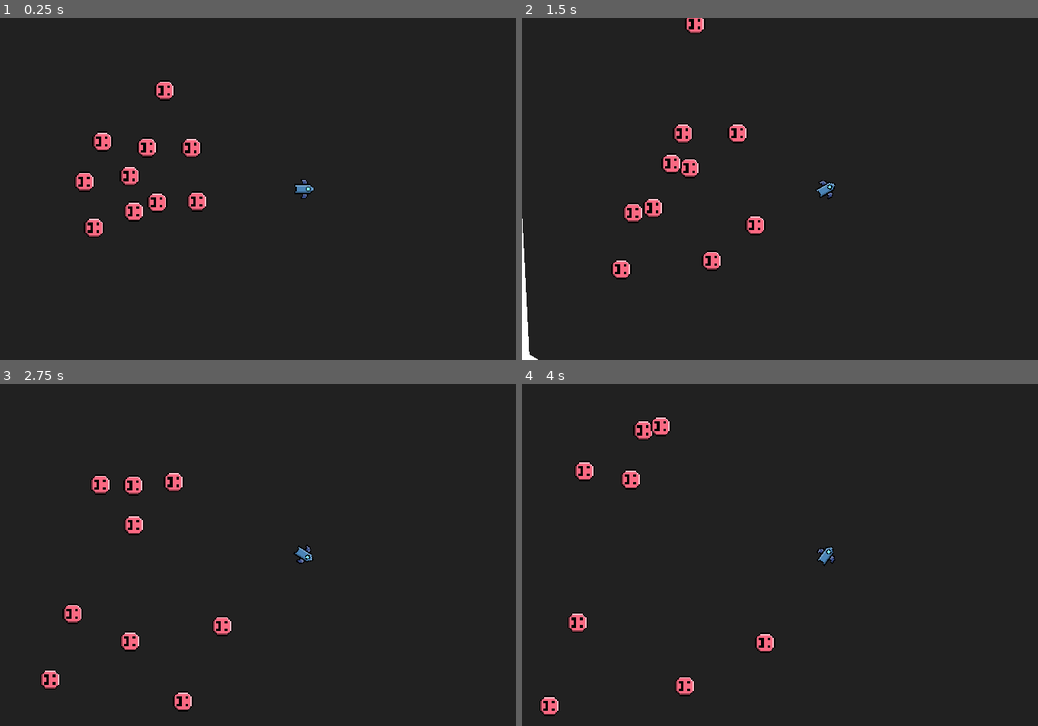
Above: before the commit, frames 1-4 (two rows, left to right).
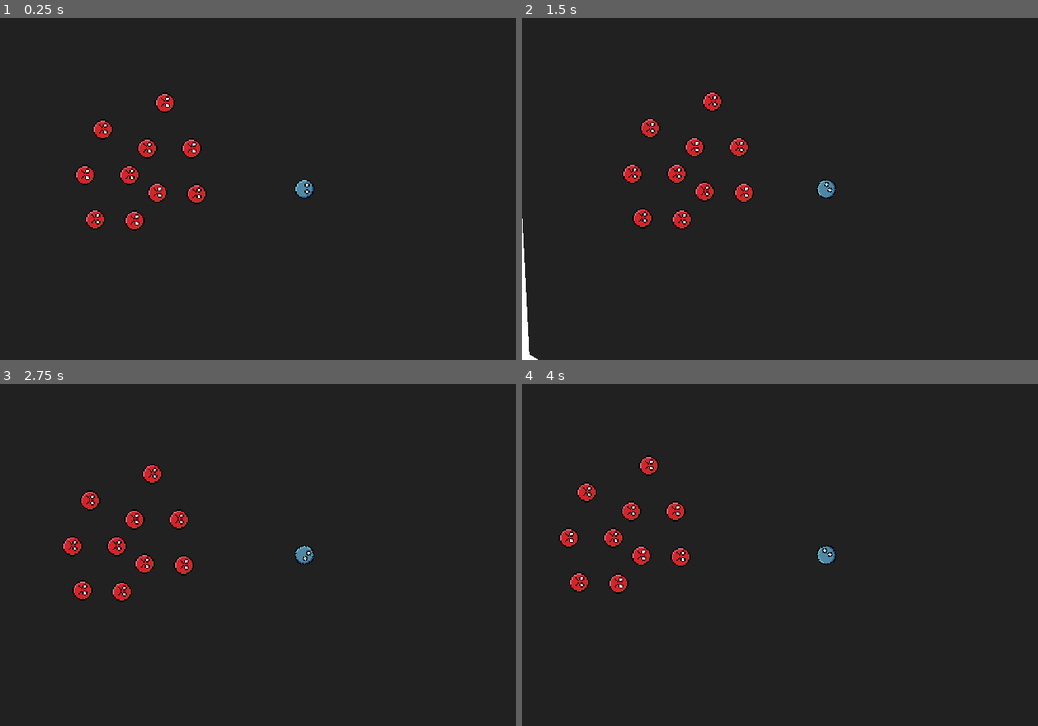
Above: after the commit, the same moments.

Repository: veprogames/top-down-incremental
Game: Godot game, scene res://level/level.tscn
Same seed, same stepped clock (60 frames per second), same inputs: the game is played once before the commit and once after it.
Inputs (mouse positions are in pixels of both pictures, inside the frame that each line leads up to):
- Up to frame 1 (0.25 s): no input
- Up to frame 2 (1.5 s): move the mouse to (857, 189) at 0.52 s; move the mouse to (795, 189) at 1.27 s
- Up to frame 3 (2.75 s): move the mouse to (319, 548) at 2.02 s
- Up to frame 4 (4 s): move the mouse to (821, 561) at 2.77 s; move the mouse to (872, 558) at 3.52 s

The runs differ from the first frame. In frame 1, 2.6% of the frame differs, in the area x 14-61%, y 18-65%; in frame 2, 3.5%, in the area x 17-61%, y 0-77%; in frame 3, 3.5%; in frame 4, 3.4%.

Commit message:
change sprites, remove enemy move test

Diff:
--- a/bullet/bullet.gd
+++ b/bullet/bullet.gd
@@ -7,7 +7,7 @@
 @export var base_speed: float = 0.0
 var speed_multiplier: float = SPEED_MULTIPLIER_BASE
 
-const MAX_TRAVEL_DISTANCE: float = 5000.0
+const MAX_TRAVEL_DISTANCE: float = 600.0
 var travelled: float = 0.0
 
 @onready var sprite: Sprite2D = $Sprite
--- a/enemy/enemy.gd
+++ b/enemy/enemy.gd
@@ -3,25 +3,6 @@
 
 @export var hp: float = 10
 var current_hp: float = hp
-
-@export var noise: FastNoiseLite
-
-var t: float = 0
-
-
-func _ready() -> void:
-	noise = noise.duplicate()
-	noise.seed = randi()
-
-
-func _physics_process(delta: float) -> void:
-	t += delta
-	velocity = Vector2(
-		noise.get_noise_1d(t),
-		noise.get_noise_1d(t + 1000)
-	) * 100
-	move_and_slide()
-
 
 func _on_hit_area_area_entered(area: Area2D) -> void:
 	if area is Bullet:
--- a/enemy/enemy.tscn
+++ b/enemy/enemy.tscn
@@ -3,18 +3,17 @@
 [ext_resource type="Texture2D" uid="uid://fh1o0uq1jl33" path="res://enemy/enemy_red.png" id="1_4povp"]
 [ext_resource type="Script" path="res://enemy/enemy.gd" id="1_kqjdg"]
 
-[sub_resource type="FastNoiseLite" id="FastNoiseLite_h3mgd"]
-frequency = 0.0516
-
 [sub_resource type="CircleShape2D" id="CircleShape2D_du478"]
 radius = 7.0
+
+[sub_resource type="CircleShape2D" id="CircleShape2D_xsuyj"]
+radius = 9.0
 
 [node name="Enemy" type="CharacterBody2D"]
 collision_layer = 8
 collision_mask = 14
 motion_mode = 1
 script = ExtResource("1_kqjdg")
-noise = SubResource("FastNoiseLite_h3mgd")
 
 [node name="Sprite" type="Sprite2D" parent="."]
 texture = ExtResource("1_4povp")
@@ -27,6 +26,6 @@
 collision_mask = 6
 
 [node name="CollisionShape2D2" type="CollisionShape2D" parent="HitArea"]
-shape = SubResource("CircleShape2D_du478")
+shape = SubResource("CircleShape2D_xsuyj")
 
 [connection signal="area_entered" from="HitArea" to="." method="_on_hit_area_area_entered"]
--- a/project.godot
+++ b/project.godot
@@ -32,6 +32,7 @@
 2d_physics/layer_1="Player"
 2d_physics/layer_2="Bullet"
 2d_physics/layer_3="Wall"
+2d_physics/layer_4="Enemy"
 
 [physics]
 
Binary file changed: bullet/bullet.png
Binary file changed: enemy/enemy_red.png
Binary file changed: player/player.png
